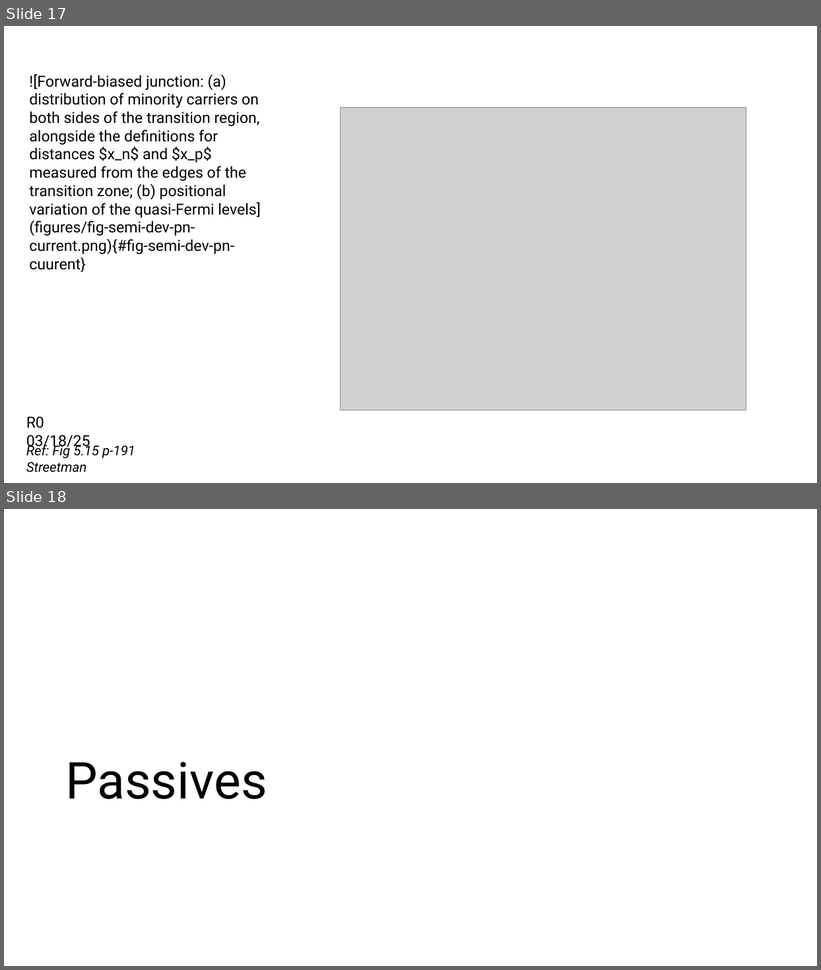
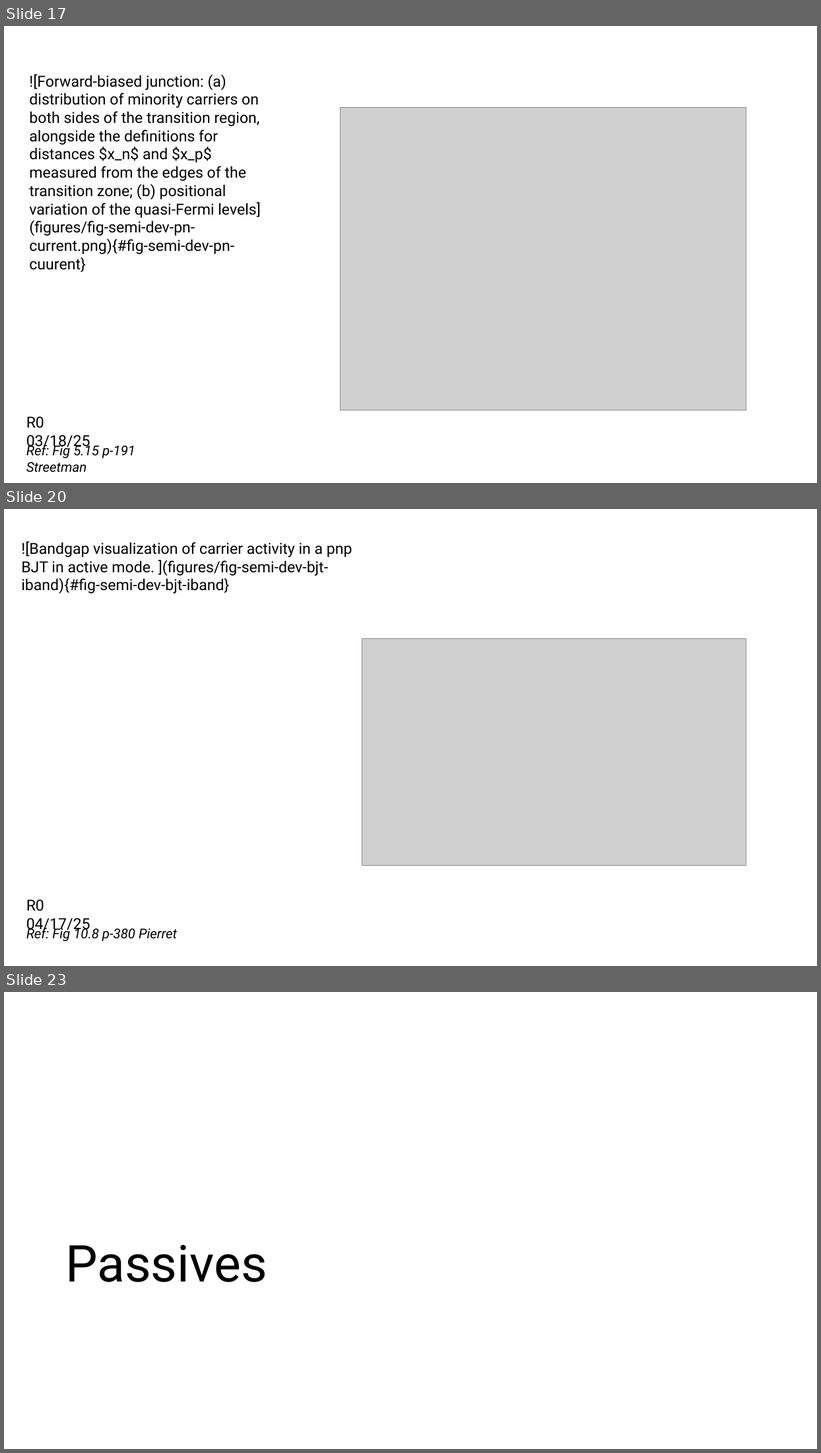
Before and after one commit to mixignal-press/ebook-ice1, a slide deck: figures/fig.pptx. Shown one above the other, each under a label of ours: slides 17 and 18 before the commit, slides 17, 20 and 23 after it; the slides between them are not shown. The pictures are 821x970 and 821x1453 pixels, drawn with LibreOffice and Linux fonts; fonts in the diff are those of the drawing; grey boxes stand for pictures. Boxes give left, top, right and bottom in pixels: in the first picture for what was removed or moved away, otherwise in the second. Text is boxed around its words. In the diff, an @@ line names an element or a change of style, - is before the commit and + after.

```diff
--- a/figures/fig.pptx
+++ b/figures/fig.pptx
@@ slide 20 added at box(4, 509, 817, 966), background #FFFFFF @@
@@ text added at box(21, 541, 352, 593), 18 pt, text #000000 @@
+![Bandgap visualization of carrier activity in a pnp BJT in active mode. ](figures/fig-semi-dev-bjt-iband){#fig-semi-dev-bjt-iband}
@@ picture added at box(362, 638, 747, 865) @@
@@ text added at box(26, 900, 90, 933), 18 pt, text #000000 @@
+R0 04/17/25
@@ text added at box(26, 926, 177, 942), 16 pt, text #000000, italic @@
+Ref: Fig 10.8 p-380 Pierret
@@ what was slide 18 is now slide 23 @@
```
Also in this commit, not shown: 1 slide changed, 4 other slides added, 5 other files.
